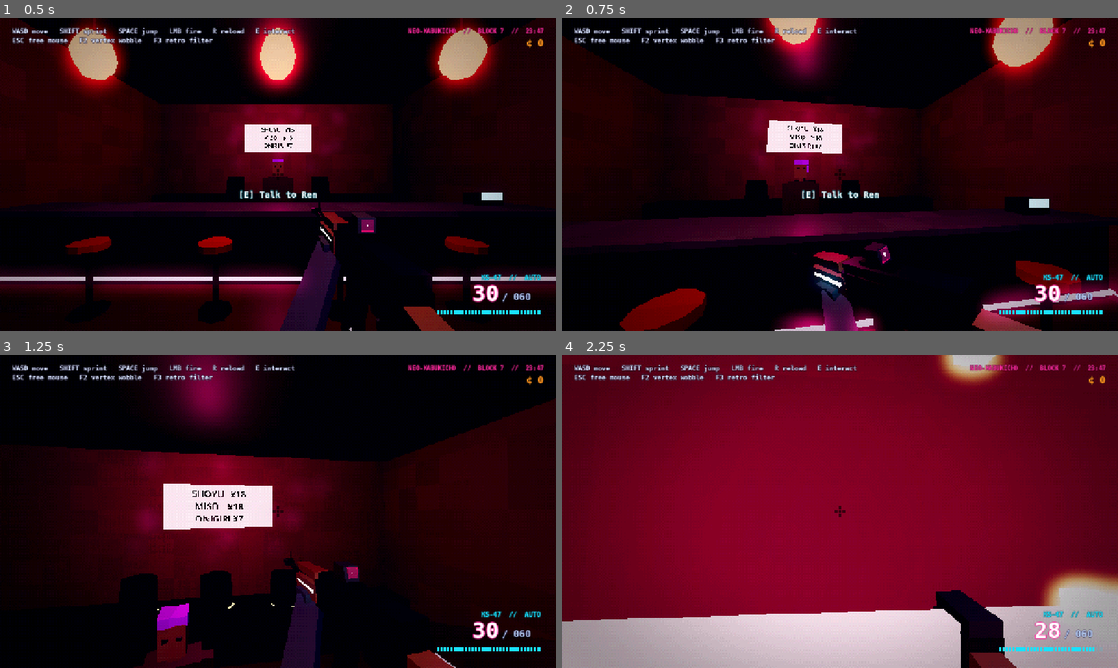
Above: before the commit, frames 1-4 (two rows, left to right).
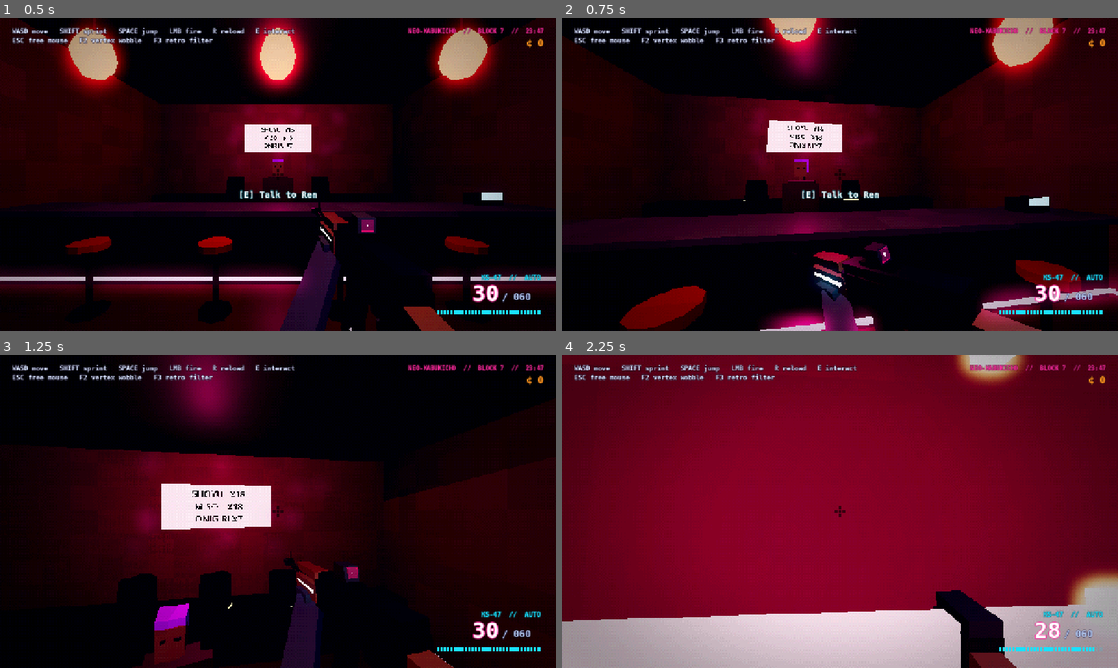
Above: after the commit, the same moments.

Repository: J0C0M/CyberpunkTypeGame
Game: Godot game, scene res://scenes/main.tscn
Two runs of this game, one before a commit and one after it. Both use one fixed random seed, a clock stepped at 60 frames per second and the inputs below.
Inputs (mouse positions are in pixels of both pictures, inside the frame that each line leads up to):
- Up to frame 1 (0.5 s): no input
- Up to frame 2 (0.75 s): tap Enter at 0.5 s; move the mouse to (867, 174) at 0.52 s; hold W (move_forward) from 0.53 s (still down); hold Shift (sprint) from 0.53 s (still down)
- Up to frame 3 (1.25 s): keep holding W (move_forward); keep holding Shift (sprint); tap Space (jump) at 0.77 s
- Up to frame 4 (2.25 s): keep holding W (move_forward); move the mouse to (812, 511) at 1.27 s; release Shift (sprint) at 1.28 s; tap E (interact) at 1.35 s; tap Space (jump) at 1.52 s; tap Shift (sprint) at 1.55 s; move the mouse to (851, 505) at 2.02 s; press the mouse at (851, 505) at 2.03 s

Frame 1 is identical in both runs. In frame 2, 2.5% of the frame differs, in the area x 0-100%, y 0-100%; in frame 3, 3.0%, in the area x 18-98%, y 15-100%; in frame 4, 2.1%.

Commit message:
Rework footsteps: per-surface, distance-timed and softer
Footsteps are now timed by distance walked (longer stride when sprinting) and the head bob follows the same phase. Each surface has four soft variations (heel thump plus a surface scuff, highs rolled off): concrete, wet puddles, metal grates and manhole covers, wood and tile. Variations never repeat twice in a row and get small pitch and volume jitter; they are mixed well below the gunshots and ambience. Jumps and falls end in a landing thud and no steps play in the air. Surfaces come from collider tags (interiors), metal zones on the street, and the street shader's puddle pattern reproduced on the CPU so footsteps splash where puddles are drawn. Adds sidewalk grates. The sound generator now seeds every sound by name, so all generated sounds were regenerated once.

Diff:
--- a/scenes/player/player.tscn
+++ b/scenes/player/player.tscn
@@ -2,7 +2,7 @@
 
 [ext_resource type="Script" path="res://scripts/player/player.gd" id="1_player"]
 [ext_resource type="PackedScene" path="res://scenes/weapons/rifle.tscn" id="2_rifle"]
-[ext_resource type="AudioStream" path="res://assets/audio/footstep.wav" id="3_step"]
+[ext_resource type="Script" path="res://scripts/player/footsteps.gd" id="3_steps"]
 
 [sub_resource type="CapsuleShape3D" id="CapsuleShape3D_body"]
 radius = 0.35
@@ -34,7 +34,5 @@
 
 [node name="Rifle" parent="Head/RecoilPivot/Camera3D/WeaponHolder" instance=ExtResource("2_rifle")]
 
-[node name="Footsteps" type="AudioStreamPlayer" parent="."]
-stream = ExtResource("3_step")
-volume_db = -14.0
-max_polyphony = 2
+[node name="Footsteps" type="Node" parent="."]
+script = ExtResource("3_steps")
--- /dev/null
+++ b/scripts/player/footsteps.gd
@@ -0,0 +1,102 @@
+class_name Footsteps
+extends Node
+## The player's footsteps. Steps are timed by distance walked (a longer stride when sprinting) and
+## the head bob follows the same `phase`, so they line up. Each surface (concrete, wet puddles,
+## metal grates, wood, tile) has several soft variations picked at random, never the same one twice
+## in a row, with a little pitch and volume jitter. Jumps and falls end in a landing thud.
+
+## Emitted for every step (and the landing step) with the surface it was on.
+signal stepped(surface: StringName)
+
+const SURFACES: Array[StringName] = [&"concrete", &"wet", &"metal", &"wood", &"tile"]
+const VARIATIONS := 4
+## Mixed well under the gunshots (-6 dB) and the city ambience (-12 dB).
+const VOLUME_DB := {&"concrete": -19.0, &"wet": -17.0, &"metal": -18.0, &"wood": -17.0, &"tile": -18.0}
+
+@export var walk_stride := 1.9
+@export var sprint_stride := 2.5
+
+## Advances by PI per step; the camera bob uses it.
+var phase := 0.0
+## Surface under the player at the last step (for debugging and tests).
+var last_surface := &"concrete"
+
+var _streams := {}
+var _last_index := {}
+var _landings: Array[AudioStream] = []
+var _audio: AudioStreamPlayer
+var _air_time := 0.0
+var _fall_speed := 0.0
+
+
+func _ready() -> void:
+	for surface in SURFACES:
+		var list: Array[AudioStream] = []
+		for i in VARIATIONS:
+			list.append(load("res://assets/audio/footsteps/%s_%d.wav" % [surface, i + 1]))
+		_streams[surface] = list
+		_last_index[surface] = -1
+	_landings = [load("res://assets/audio/footsteps/land_1.wav"), load("res://assets/audio/footsteps/land_2.wav")]
+	_audio = AudioStreamPlayer.new()
+	_audio.max_polyphony = 3
+	add_child(_audio)
+
+
+## Called by the player every physics frame with the horizontal distance it just moved.
+func update(player: Player, delta: float, distance: float) -> void:
+	if not player.is_on_floor():
+		_air_time += delta
+		_fall_speed = maxf(_fall_speed, -player.velocity.y)
+		return
+	if _air_time > 0.25:
+		_land(player, clampf(_fall_speed / 7.0, 0.25, 1.0))
+	_air_time = 0.0
+	_fall_speed = 0.0
+	var stride := sprint_stride if player.is_sprinting else walk_stride
+	var before := floori(phase / PI)
+	phase += distance / stride * PI
+	if floori(phase / PI) != before:
+		_step(_surface_under(player))
+
+
+func _step(surface: StringName) -> void:
+	last_surface = surface
+	var list: Array = _streams[surface]
+	var index := randi() % list.size()
+	if index == _last_index[surface]:
+		index = (index + 1 + randi() % (list.size() - 1)) % list.size()
+	_last_index[surface] = index
+	stepped.emit(surface)
+	_play(list[index], VOLUME_DB[surface] + randf_range(-1.5, 1.5), randf_range(0.92, 1.08))
+
+
+func _land(player: Player, strength: float) -> void:
+	_play(_landings.pick_random(), -20.0 + 8.0 * strength, randf_range(0.9, 1.05))
+	_step.call_deferred(_surface_under(player))
+
+
+func _play(stream: AudioStream, volume_db: float, pitch: float) -> void:
+	_audio.stream = stream
+	_audio.volume_db = volume_db
+	_audio.pitch_scale = pitch
+	_audio.play()
+
+
+## Reads the "surface" tag of the collision shape underfoot. Streets and sidewalks are concrete,
+## or wet where the street shader draws a puddle, or metal on grates and manhole covers.
+func _surface_under(player: Player) -> StringName:
+	var from := player.global_position + Vector3.UP * 0.3
+	var query := PhysicsRayQueryParameters3D.create(from, from + Vector3.DOWN * 0.8, 1 | 8)
+	query.exclude = [player.get_rid()]
+	var hit := player.get_world_3d().direct_space_state.intersect_ray(query)
+	if hit.is_empty():
+		return &"concrete"
+	var collider := hit["collider"] as CollisionObject3D
+	var shape := collider.shape_owner_get_owner(collider.shape_find_owner(hit["shape"])) as Node
+	var tag: StringName = shape.get_meta(&"surface", collider.get_meta(&"surface", &"concrete"))
+	if tag == &"street" or tag == &"sidewalk":
+		var city := player.get_tree().get_first_node_in_group("city")
+		if city and city.surface_at(hit["position"]) == &"metal":
+			return &"metal"
+		return &"wet" if StreetSurface.is_wet(hit["position"], shape.get_meta(&"puddles", 0.0)) else &"concrete"
+	return tag if SURFACES.has(tag) else &"concrete"
--- a/scripts/player/player.gd
+++ b/scripts/player/player.gd
@@ -19,23 +19,21 @@
 @export var reach := 2.6
 
 @export_group("Head bob")
-@export var bob_frequency := 1.9
 @export var bob_amount := 0.035
 
 @onready var head: Node3D = $Head
 @onready var recoil_pivot: Node3D = $Head/RecoilPivot
 @onready var camera: Camera3D = $Head/RecoilPivot/Camera3D
 @onready var weapon: Rifle = $Head/RecoilPivot/Camera3D/WeaponHolder/Rifle
-@onready var footsteps: AudioStreamPlayer = $Footsteps
+@onready var footsteps: Footsteps = $Footsteps
 
 var is_sprinting := false
 ## The Interactable under the crosshair within reach, or null. The HUD shows its prompt.
 var focused_interactable: Interactable
 
 var _gravity: float = ProjectSettings.get_setting("physics/3d/default_gravity")
-var _bob_phase := 0.0
-var _last_step := 0
 var _camera_rest := Vector3.ZERO
+var _bob_strength := 0.0
 ## Visual recoil offset (x = pitch, y = yaw) that springs back to zero.
 var _recoil := Vector2.ZERO
 ## Camera shake strength (explosions); decays over time.
@@ -94,9 +92,11 @@
 	velocity.z = horizontal.y + _knockback.z
 	_knockback = _knockback.lerp(Vector3.ZERO, 1.0 - exp(-4.0 * delta))
 
+	var before := global_position
 	move_and_slide()
 	velocity.x -= _knockback.x
 	velocity.z -= _knockback.z
+	footsteps.update(self, delta, Vector2(global_position.x - before.x, global_position.z - before.z).length())
 	_update_interaction()
 	_update_camera_effects(delta)
 
@@ -119,19 +119,11 @@
 
 
 func _update_camera_effects(delta: float) -> void:
-	var speed := Vector2(velocity.x, velocity.z).length()
-	if is_on_floor() and speed > 0.5:
-		_bob_phase += delta * bob_frequency * TAU * (speed / walk_speed) * 0.5
-	else:
-		_bob_phase = lerpf(_bob_phase, roundf(_bob_phase / PI) * PI, 1.0 - exp(-8.0 * delta))
-	# A footstep each time the bob passes the bottom of its cycle.
-	var step := floori(_bob_phase / PI)
-	if step != _last_step and is_on_floor() and speed > 0.5:
-		footsteps.pitch_scale = randf_range(0.85, 1.15)
-		footsteps.play()
-	_last_step = step
-	var bob_strength := clampf(speed / walk_speed, 0.0, 1.5) * bob_amount
-	camera.position = _camera_rest + Vector3(cos(_bob_phase) * bob_strength * 0.5, absf(sin(_bob_phase)) * bob_strength, 0.0)
+	# The bob follows the footstep phase (one dip per step), so steps and bob line up.
+	var speed := Vector2(velocity.x, velocity.z).length() if is_on_floor() else 0.0
+	_bob_strength = lerpf(_bob_strength, clampf(speed / walk_speed, 0.0, 1.5) * bob_amount, 1.0 - exp(-8.0 * delta))
+	var phase := footsteps.phase
+	camera.position = _camera_rest + Vector3(cos(phase) * _bob_strength * 0.5, absf(sin(phase)) * _bob_strength, 0.0)
 
 	var target_fov := base_fov + (sprint_fov_boost if is_sprinting else 0.0)
 	camera.fov = lerpf(camera.fov, target_fov, 1.0 - exp(-6.0 * delta))
--- a/scripts/world/city_builder.gd
+++ b/scripts/world/city_builder.gd
@@ -51,6 +51,8 @@
 var _footprints: Array = []
 ## Sidewalk areas (XZ) that street clutter must leave free, like shop entrances and bus stops.
 var _keep_clear: Array[Rect2] = []
+## Metal floor areas (XZ) on the streets: manhole covers and sidewalk grates (for footsteps).
+var _metal_zones: Array[Rect2] = []
 
 var _rng := RandomNumberGenerator.new()
 var _root: Node3D
@@ -68,7 +70,9 @@
 
 
 func build() -> void:
+	add_to_group("city")
 	BuildKit.clear_generated(self)
+	_metal_zones.clear()
 	walkable_faces = PackedVector3Array()
 	_footprints.clear()
 	_keep_clear = []
@@ -106,6 +110,14 @@
 
 	_ground.build_into(_root, "Streets", false)
 	_props.build_into(_root, "StreetProps")
+
+
+## Footstep surface of the street at `point`: "metal" on grates and manhole covers, else "".
+func surface_at(point: Vector3) -> StringName:
+	for zone in _metal_zones:
+		if zone.has_point(Vector2(point.x, point.z)):
+			return &"metal"
+	return &""
 
 
 ## Tallest building top inside `area` (XZ plane); used to keep flight paths above the roofs.
@@ -234,16 +246,22 @@
 func _build_street_collision() -> void:
 	var extent := PLAY_LIMIT + 12.0
 	var sidewalk_width := SIDEWALK_OUTER - ROAD_HALF
-	BuildKit.box_collider_at(_body, Vector3(extent * 2.0, 1.0, extent * 2.0), Vector3(0, -0.5, 0))
+	_tag(BuildKit.box_collider_at(_body, Vector3(extent * 2.0, 1.0, extent * 2.0), Vector3(0, -0.5, 0)), &"street", 0.55)
 	for sx: float in [-1.0, 1.0]:
 		for sz: float in [-1.0, 1.0]:
 			var main_len := extent - ROAD_HALF
-			BuildKit.box_collider_at(_body, Vector3(main_len, 1.0, sidewalk_width), Vector3(sx * (ROAD_HALF + main_len * 0.5), CURB_HEIGHT - 0.5, sz * (ROAD_HALF + sidewalk_width * 0.5)))
+			_tag(BuildKit.box_collider_at(_body, Vector3(main_len, 1.0, sidewalk_width), Vector3(sx * (ROAD_HALF + main_len * 0.5), CURB_HEIGHT - 0.5, sz * (ROAD_HALF + sidewalk_width * 0.5))), &"sidewalk", 0.3)
 			var cross_len := extent - SIDEWALK_OUTER
-			BuildKit.box_collider_at(_body, Vector3(sidewalk_width, 1.0, cross_len), Vector3(sx * (ROAD_HALF + sidewalk_width * 0.5), CURB_HEIGHT - 0.5, sz * (SIDEWALK_OUTER + cross_len * 0.5)))
+			_tag(BuildKit.box_collider_at(_body, Vector3(sidewalk_width, 1.0, cross_len), Vector3(sx * (ROAD_HALF + sidewalk_width * 0.5), CURB_HEIGHT - 0.5, sz * (SIDEWALK_OUTER + cross_len * 0.5))), &"sidewalk", 0.3)
 			# Shallow ramps along the curbs so the player glides up instead of snagging on them.
 			_curb_ramp(Vector3(sx * (ROAD_HALF + main_len * 0.5), 0, sz * (ROAD_HALF - 0.6)), Vector3(sx * (ROAD_HALF + main_len * 0.5), CURB_HEIGHT, sz * ROAD_HALF), Vector3.RIGHT, main_len)
 			_curb_ramp(Vector3(sx * (ROAD_HALF - 0.6), 0, sz * (ROAD_HALF + main_len * 0.5)), Vector3(sx * ROAD_HALF, CURB_HEIGHT, sz * (ROAD_HALF + main_len * 0.5)), Vector3.BACK, main_len)
+
+
+## Marks a ground collider with its footstep surface and how puddled the street shader draws it.
+func _tag(collider: CollisionShape3D, surface: StringName, puddles: float) -> void:
+	collider.set_meta(&"surface", surface)
+	collider.set_meta(&"puddles", puddles)
 
 
 ## Thin tilted box whose top surface runs from `low` (road side) to `high` (curb top).
@@ -255,7 +273,7 @@
 		normal = -normal
 	var thickness := 0.1
 	var center := (low + high) * 0.5 - normal * thickness * 0.5
-	BuildKit.box_collider(_body, Vector3(length, thickness, (high - low).length()), Transform3D(Basis(along, normal, across), center))
+	_tag(BuildKit.box_collider(_body, Vector3(length, thickness, (high - low).length()), Transform3D(Basis(along, normal, across), center)), &"sidewalk", 0.0)
 
 
 ## Middle band of each sidewalk plus the crosswalks; NPCs walk here and keep clear of lamps and shop fronts.
@@ -868,3 +886,16 @@
 	for pos in [Vector3(-20, 0, -1.5), Vector3(14, 0, 2.0), Vector3(-1.5, 0, 26), Vector3(2.0, 0, -42), Vector3(46, 0, -1.0)]:
 		_props.add_cylinder(0.55, 0.55, 0.03, 10, Transform3D(Basis.IDENTITY, pos + Vector3.UP * 0.015), cover)
 		_root.add_child(BuildKit.steam(pos))
+		_metal_zones.append(Rect2(pos.x - 0.55, pos.z - 0.55, 1.1, 1.1))
+	# Metal grates set into the sidewalks.
+	var grate := MatLib.surface(Color(0.12, 0.12, 0.13), 0.35, 0.85)
+	var slot := MatLib.surface(Color(0.01, 0.01, 0.01), 0.9)
+	for spot in [Vector2(-50, 6.2), Vector2(-31, -6.2), Vector2(35, 6.2), Vector2(58, -6.2), Vector2(6.2, -55), Vector2(-6.2, -36), Vector2(6.2, 22), Vector2(-6.2, 60)]:
+		var along_x := absf(spot.y) < 7.0
+		var size := Vector3(1.4, 0.02, 0.8) if along_x else Vector3(0.8, 0.02, 1.4)
+		var center := Vector3(spot.x, CURB_HEIGHT + 0.006, spot.y)
+		_ground.add_box_at(size, center, grate)
+		for i in 6:
+			var offset := Vector3(-0.5 + i * 0.2, 0.004, 0) if along_x else Vector3(0, 0.004, -0.5 + i * 0.2)
+			_ground.add_box_at(Vector3(0.08, 0.02, size.z - 0.12) if along_x else Vector3(size.x - 0.12, 0.02, 0.08), center + offset, slot)
+		_metal_zones.append(Rect2(center.x - size.x * 0.5, center.z - size.z * 0.5, size.x, size.z))
--- /dev/null
+++ b/scripts/world/street_surface.gd
@@ -0,0 +1,36 @@
+class_name StreetSurface
+extends RefCounted
+## The street shader's puddle pattern, reproduced on the CPU so footsteps splash exactly in the
+## puddles you can see. Keep in sync with shaders/street_ground.gdshader.
+
+const PUDDLE_SCALE := 0.12
+
+
+## True when world position `p` is in a puddle on a street surface with `amount` puddles.
+static func is_wet(p: Vector3, amount: float) -> bool:
+	if amount <= 0.0:
+		return false
+	var flat := Vector2(p.x, p.z)
+	var n := _value_noise(flat * PUDDLE_SCALE) * 0.65 + _value_noise(flat * PUDDLE_SCALE * 3.1 + Vector2(17.0, 17.0)) * 0.35
+	return smoothstep(1.0 - amount, 1.0 - amount + 0.08, n) > 0.5
+
+
+static func _fract(x: float) -> float:
+	return x - floorf(x)
+
+
+## Same as ps1_hash() in shaders/include/ps1.gdshaderinc.
+static func _hash(p: Vector2) -> float:
+	p = Vector2(_fract(p.x * 123.34), _fract(p.y * 456.21))
+	var d := p.dot(p + Vector2(45.32, 45.32))
+	p += Vector2(d, d)
+	return _fract(p.x * p.y)
+
+
+static func _value_noise(p: Vector2) -> float:
+	var i := p.floor()
+	var f := p - i
+	var u := f * f * (Vector2(3.0, 3.0) - 2.0 * f)
+	var a := lerpf(_hash(i), _hash(i + Vector2(1, 0)), u.x)
+	var b := lerpf(_hash(i + Vector2(0, 1)), _hash(i + Vector2(1, 1)), u.x)
+	return lerpf(a, b, u.y)
--- a/scripts/world/sushi_cafe.gd
+++ b/scripts/world/sushi_cafe.gd
@@ -58,7 +58,7 @@
 
 	# Floor, ceiling, back and side walls.
 	geo.add_box_at(Vector3(WIDTH, FLOOR_Y, DEPTH), Vector3(0, FLOOR_Y * 0.5, -DEPTH * 0.5), floor_mat)
-	BuildKit.box_collider_at(body, Vector3(WIDTH, 1.0, DEPTH), Vector3(0, FLOOR_Y - 0.5, -DEPTH * 0.5))
+	BuildKit.box_collider_at(body, Vector3(WIDTH, 1.0, DEPTH), Vector3(0, FLOOR_Y - 0.5, -DEPTH * 0.5)).set_meta(&"surface", &"wood")
 	geo.add_box_at(Vector3(WIDTH, 0.3, DEPTH), Vector3(0, HEIGHT + 0.15, -DEPTH * 0.5), dark_mat)
 	geo.add_box_at(Vector3(WIDTH, HEIGHT, 0.3), Vector3(0, HEIGHT * 0.5, -DEPTH - 0.15), wall_mat)
 	BuildKit.box_collider_at(body, Vector3(WIDTH, HEIGHT, 0.3), Vector3(0, HEIGHT * 0.5, -DEPTH - 0.15))
Not shown, added: assets/audio/footsteps/concrete_1.wav.import
Not shown, added: assets/audio/footsteps/concrete_2.wav.import
Not shown, added: assets/audio/footsteps/concrete_3.wav.import
Not shown, added: assets/audio/footsteps/concrete_4.wav.import
Not shown, added: assets/audio/footsteps/land_1.wav.import
Not shown, added: assets/audio/footsteps/land_2.wav.import
Not shown, added: assets/audio/footsteps/metal_1.wav.import
Not shown, added: assets/audio/footsteps/metal_2.wav.import
Not shown, added: assets/audio/footsteps/metal_3.wav.import
Not shown, added: assets/audio/footsteps/metal_4.wav.import
Not shown, added: assets/audio/footsteps/tile_1.wav.import
Not shown, added: assets/audio/footsteps/tile_2.wav.import
(and 54 more such lines)
